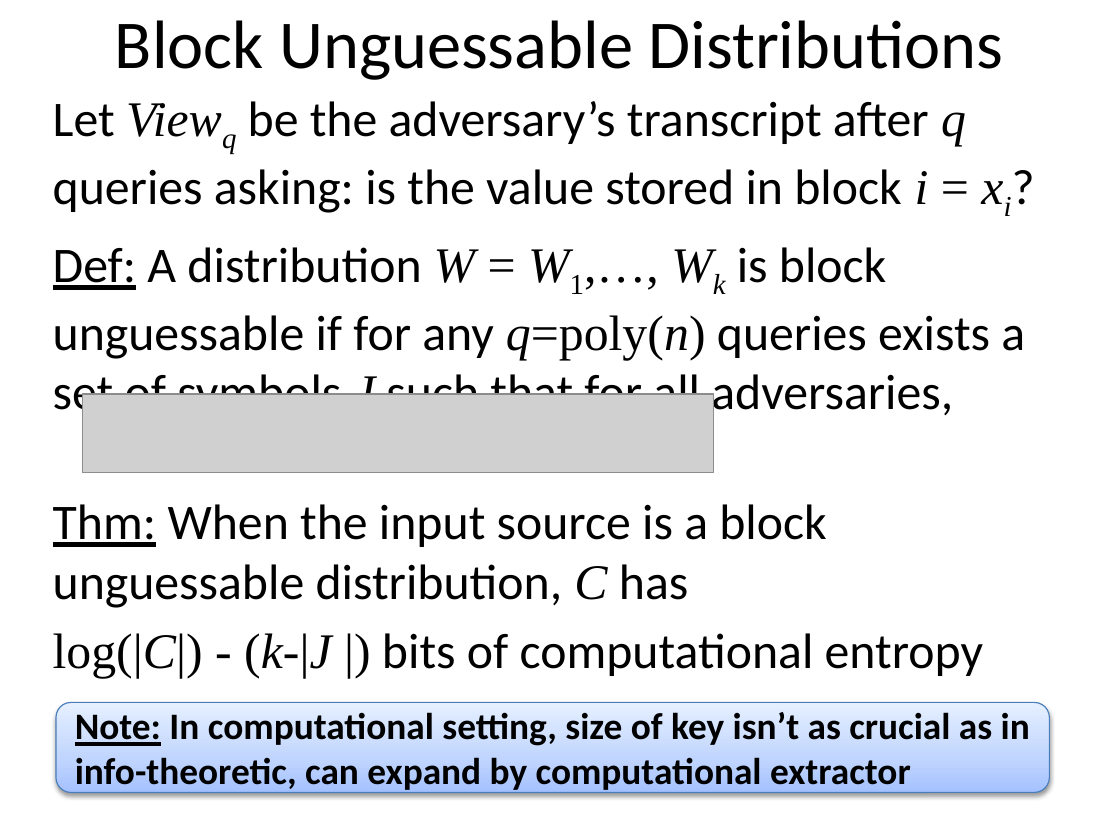
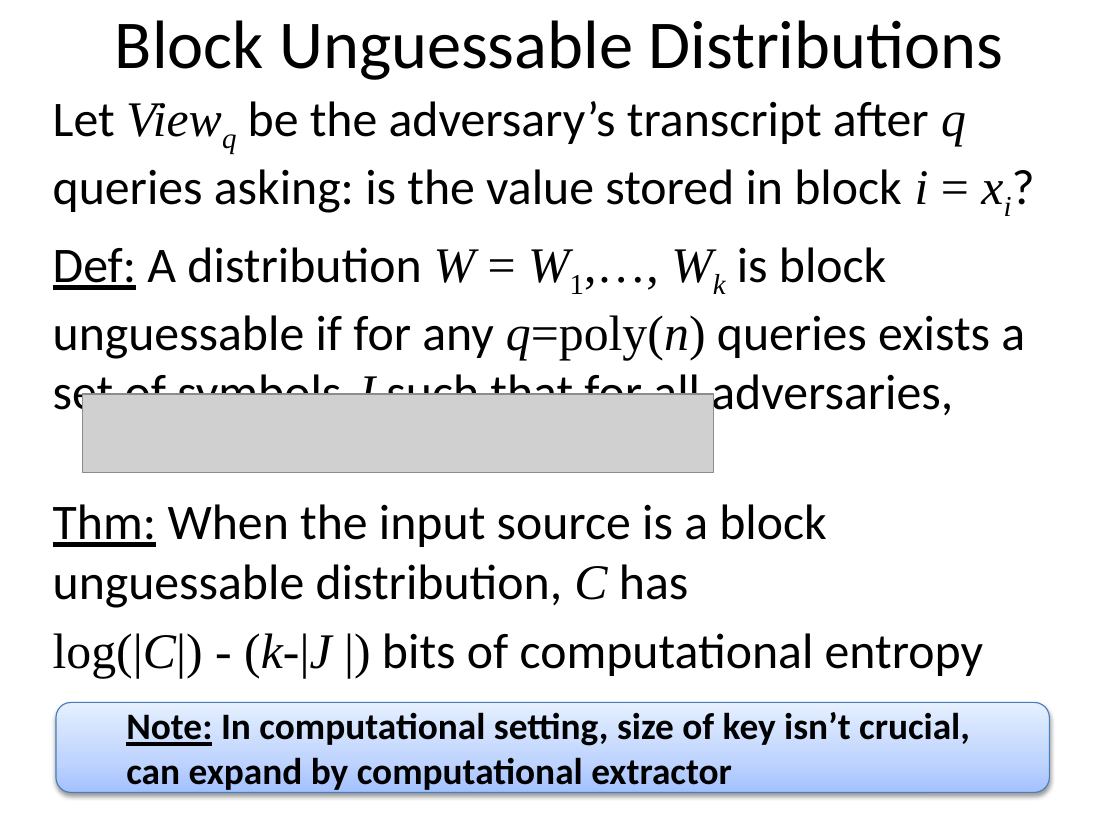
Before and after one commit to xianruimeng/comp-fuzzy-ext, a slide deck: slide 30 of constantRate/KeyDerivationWithNegativeUsable.pptx. Drawn at 1120x840 pixels with LibreOffice and Linux fonts; fonts in the diff are those of the drawing; grey boxes stand for pictures. Boxes give left, top, right and bottom in pixels: in the first picture for what was removed or moved away, otherwise in the second. Text is boxed around its words. In the diff, an @@ line names an element or a change of style, - is before the commit and + after.

```diff
--- a/constantRate/KeyDerivationWithNegativeUsable.pptx
+++ b/constantRate/KeyDerivationWithNegativeUsable.pptx
@@ text in rounded rectangle at bbox=[126, 712, 970, 794]: text changed @@
-Note: In computational setting, size of key isn’t as crucial as in info-theoretic, can expand by computational extractor
+Note: In computational setting, size of key isn’t crucial,
+can expand by computational extractor
```
Also in this commit, not shown: 36 other slides changed.
